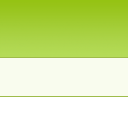
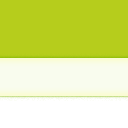
Revision of a layered 128 × 128 image; what changed, layer by layer:
added layer "Form 1" above "Form 2" over [left=0, top=58, right=128, bottom=96]
added layer "Form 2" above "Ebene 7" over [left=0, top=0, right=128, bottom=58]
added layer "Ebene 7" above "Ebene 2" over [left=0, top=0, right=128, bottom=101]
hid "Ebene 3 Kopie 2" over [left=0, top=0, right=128, bottom=101]
hid "Ebene 3" over [left=0, top=0, right=128, bottom=101]
added layer "Ebene 5" (soft light, 85%) above "Ebene 6" over [left=0, top=0, right=128, bottom=101]
added layer "Ebene 6" (color dodge, 39%) above "Ebene 3 Kopie" over [left=0, top=0, right=128, bottom=101]
painted on "Ebene 3 Kopie" over [left=0, top=0, right=128, bottom=101]
